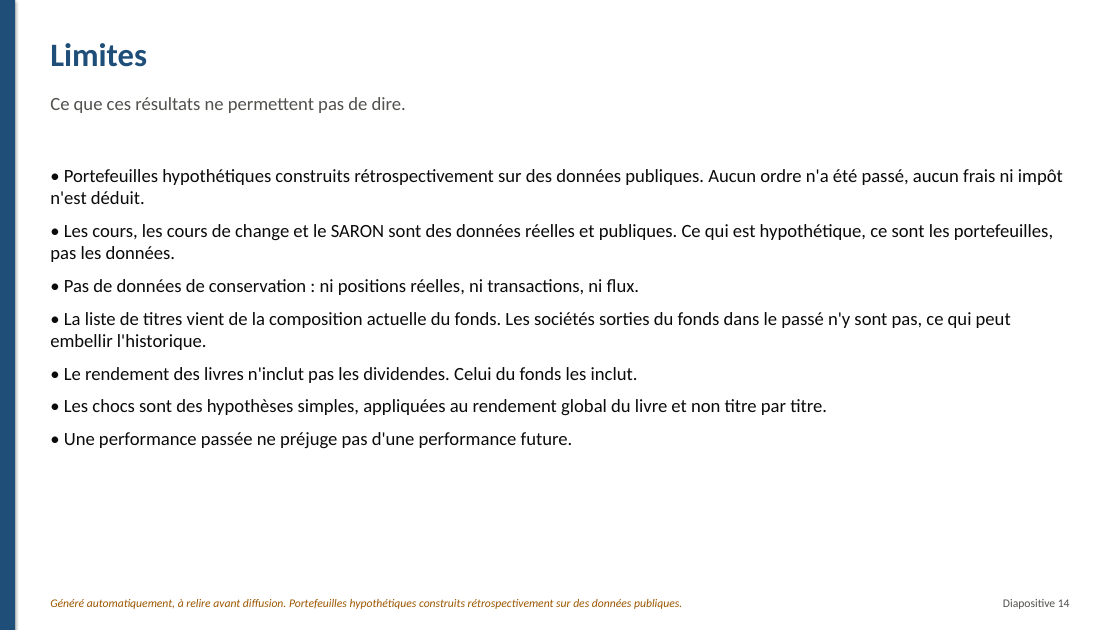
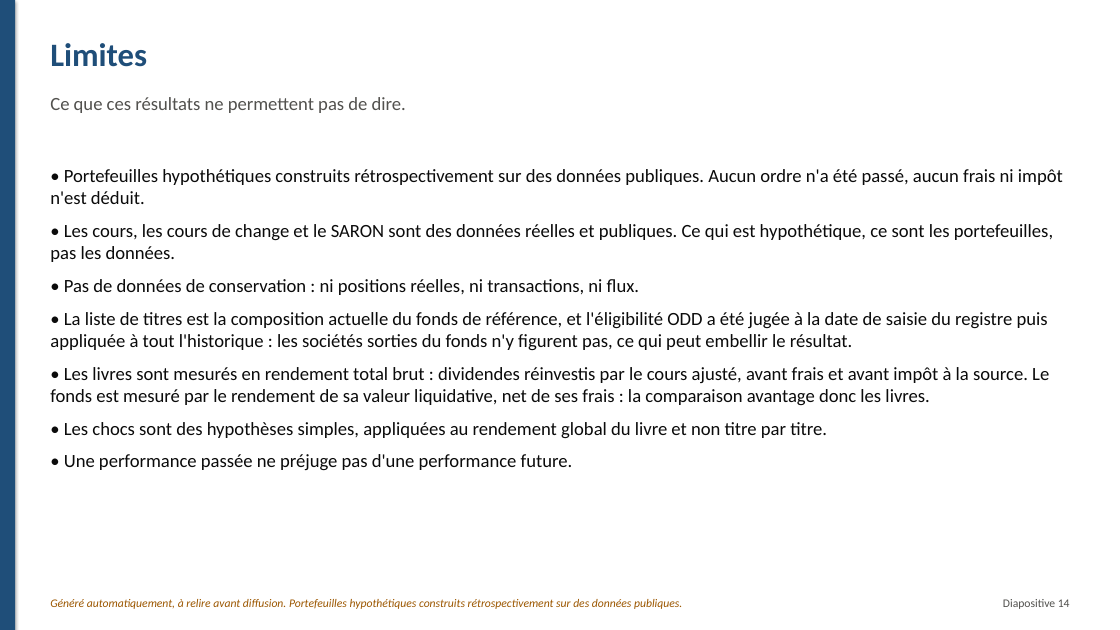
Before and after one commit to fatybarbosa/investment-analytics-platform, a slide deck: slide 14 of reports/management/presentation_management.pptx. Drawn at 1120x630 pixels with LibreOffice and Linux fonts; fonts in the diff are those of the drawing. Boxes give left, top, right and bottom in pixels: in the first picture for what was removed or moved away, otherwise in the second. Text is boxed around its words. In the diff, an @@ line names an element or a change of style, - is before the commit and + after.

```diff
--- a/reports/management/presentation_management.pptx
+++ b/reports/management/presentation_management.pptx
@@ text at <box>50,312,1049,405</box>: text changed @@
-• La liste de titres vient de la composition actuelle du fonds. Les sociétés sorties du fonds dans le passé n'y sont pas, ce qui peut embellir l'historique.
-• Le rendement des livres n'inclut pas les dividendes. Celui du fonds les inclut.
+• La liste de titres est la composition actuelle du fonds de référence, et l'éligibilité ODD a été jugée à la date de saisie du registre puis appliquée à tout l'historique : les sociétés sorties du fonds n'y figurent pas, ce qui peut embellir le résultat.
+• Les livres sont mesurés en rendement total brut : dividendes réinvestis par le cours ajusté, avant frais et avant impôt à la source. Le fonds est mesuré par le rendement de sa valeur liquidative, net de ses frais : la comparaison avantage donc les livres.
```
Also in this commit, not shown: 11 other slides changed, 58 other files.
